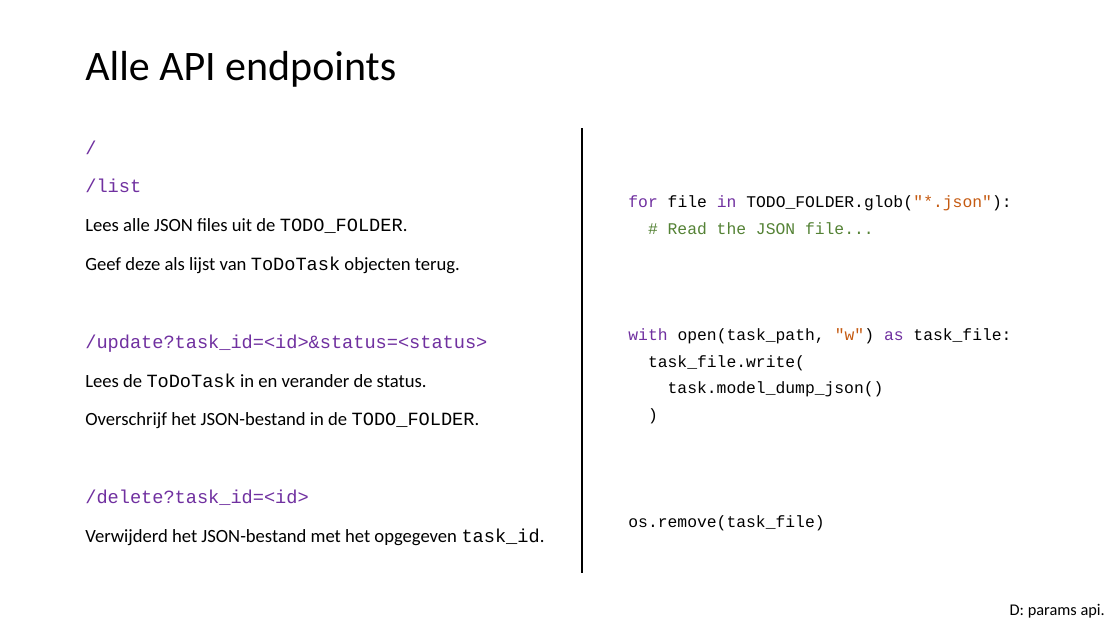
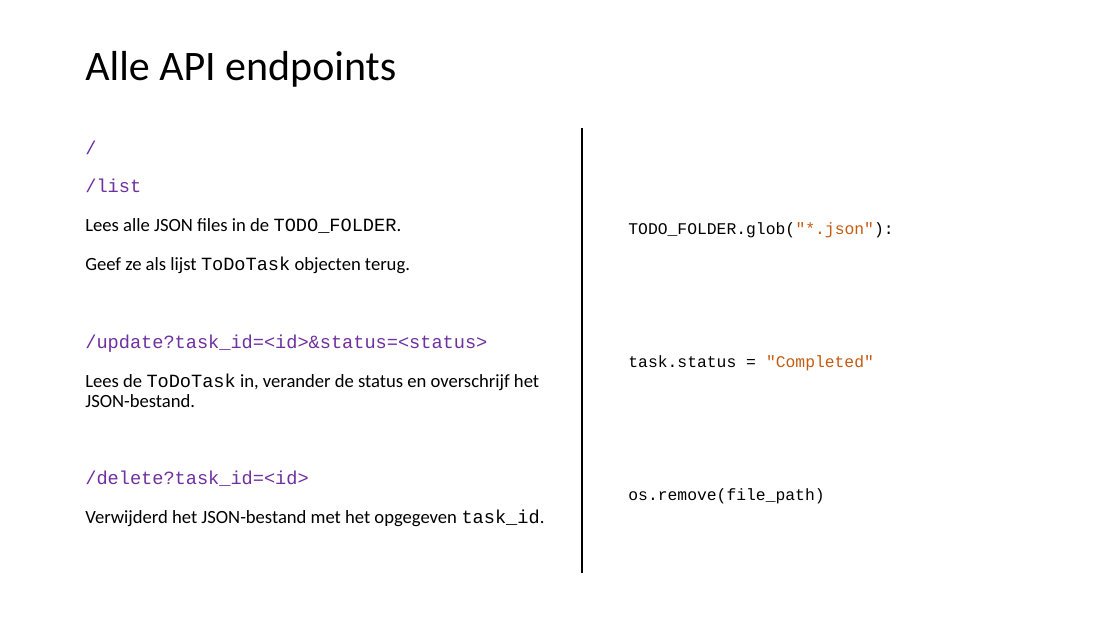
Before and after one commit to LFKoning/knowledge-sharing, a slide deck: slide 27 of python_course_4p/4_api_app/4_api_app.pptx (slide 25 before the commit). Drawn at 1120x630 pixels with LibreOffice and Linux fonts; fonts in the diff are those of the drawing. Boxes give left, top, right and bottom in pixels: in the first picture for what was removed or moved away, otherwise in the second. Text is boxed around its words. In the diff, an @@ line names an element or a change of style, - is before the commit and + after.

```diff
--- a/python_course_4p/4_api_app/4_api_app.pptx
+++ b/python_course_4p/4_api_app/4_api_app.pptx
@@ text at box(85, 218, 410, 274): text changed @@
-Lees alle JSON files uit de TODO_FOLDER.
-Geef deze als lijst van ToDoTask objecten terug.
+Lees alle JSON files in de TODO_FOLDER.
+Geef ze als lijst ToDoTask objecten terug.
@@ text at box(628, 222, 893, 504): text changed @@
-for file in TODO_FOLDER.glob("*.json"):
-# Read the JSON file...
-with open(task_path, "w") as task_file:
-task_file.write(
-task.model_dump_json()
-)
-os.remove(task_file)
+TODO_FOLDER.glob("*.json"):
+task.status = "Completed"
+os.remove(file_path)
@@ text at box(85, 374, 539, 407): text changed @@
-Lees de ToDoTask in en verander de status.
-Overschrijf het JSON-bestand in de TODO_FOLDER.
+Lees de ToDoTask in, verander de status en overschrijf het JSON-bestand.
@@ text removed at box(1010, 603, 1105, 618) @@
-D: params api.
```
Also in this commit, not shown: 21 other slides changed, 5 slides added, 1 slide removed, 7 other files.
